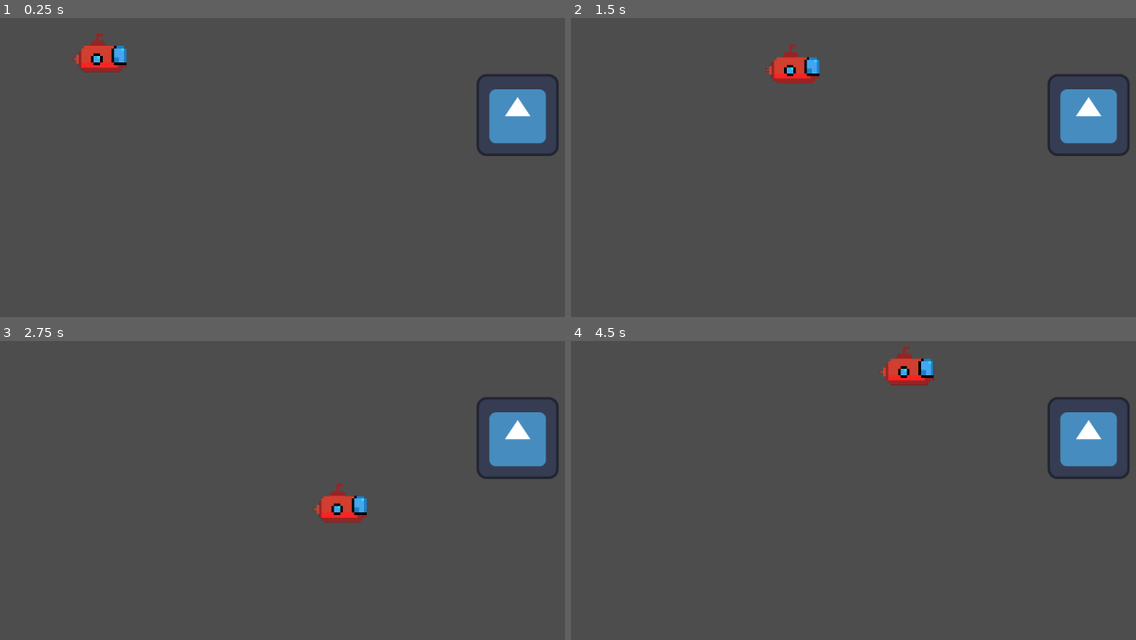
Above: before the commit, frames 1-4 (two rows, left to right).
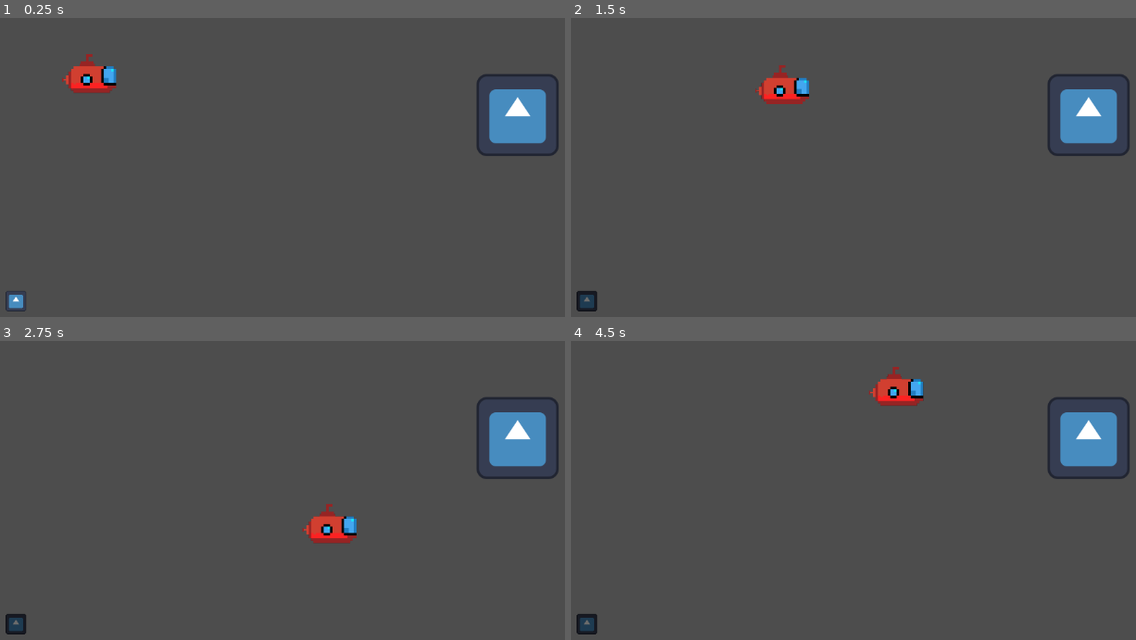
Above: after the commit, the same moments.

Repository: SStewart424/brackeys-game-jam-23
Game: Godot game, scene res://Main.tscn
Two runs of this game, one before a commit and one after it. Both use one fixed random seed, a clock stepped at 60 frames per second and the inputs below. The engine's default icon, where the game draws it, is replaced by a stand-in: a white triangle on a blue panel in a dark square.
Inputs:
- Up to frame 1 (0.25 s): no input
- Up to frame 2 (1.5 s): hold Right (ui_right) 0.53-1.28 s; hold Space (sonar, bound only after the commit) 0.53-1.28 s; hold Down (ui_down) from 1.28 s (still down); tap Space (sonar, bound only after the commit) at 1.35 s
- Up to frame 3 (2.75 s): release Down (ui_down) at 2.03 s; hold Right (ui_right) from 2.03 s (still down); hold Space (sonar, bound only after the commit) from 2.03 s (still down)
- Up to frame 4 (4.5 s): release Right (ui_right) at 2.78 s; release Space (sonar, bound only after the commit) at 2.78 s; hold Up (ui_up) 2.78-3.53 s; tap Space (sonar, bound only after the commit) at 2.85, 4.35 s; hold Space (sonar, bound only after the commit) 3.53-4.28 s; hold Left (ui_left) from 3.53 s (still down)

The runs differ from the first frame. In frame 1, 1.6% of the frame differs, in the area x 0-23%, y 5-99%; in frame 2, 1.6%; in frame 3, 1.6%; in frame 4, 1.7%, in the area x 0-65%, y 1-99%.

Commit message:
Add sonar scene

Diff:
--- a/Main.tscn
+++ b/Main.tscn
@@ -2,11 +2,15 @@
 
 [ext_resource type="PackedScene" uid="uid://b0nj2t4hiob6a" path="res://Player.tscn" id="1_odt7v"]
 [ext_resource type="PackedScene" uid="uid://lvsvp7bk6fhr" path="res://Mine.tscn" id="2_7te8d"]
+[ext_resource type="PackedScene" uid="uid://bwh133vw085xm" path="res://Sonar.tscn" id="3_xk4r6"]
 
 [node name="Node2D" type="Node2D"]
 
 [node name="Player" parent="." instance=ExtResource("1_odt7v")]
-position = Vector2(175, 220)
+position = Vector2(159, 252)
 
 [node name="Mine" parent="." instance=ExtResource("2_7te8d")]
 position = Vector2(826, 313)
+
+[node name="Sonar" parent="." instance=ExtResource("3_xk4r6")]
+position = Vector2(45, 603)
--- /dev/null
+++ b/Sonar.gd
@@ -0,0 +1,25 @@
+extends Sprite2D
+
+signal sonar_activated
+
+var isOnCooldown: bool = false
+
+@onready var _timer :Timer = $Timer
+
+# Called when the node enters the scene tree for the first time.
+func _ready():
+    _timer.timeout.connect(_reset_cooldown)
+    pass # Replace with function body.
+
+
+# Called every frame. 'delta' is the elapsed time since the previous frame.
+func _process(delta):
+    if Input.is_action_pressed("sonar") && not isOnCooldown:
+        isOnCooldown = true
+        _timer.start()
+        set_modulate(Color("6c6c6c"))
+        sonar_activated.emit()
+
+func _reset_cooldown():
+    isOnCooldown = false
+    set_modulate(Color("ffffff"))
--- /dev/null
+++ b/Sonar.tscn
@@ -0,0 +1,13 @@
+[gd_scene load_steps=3 format=3 uid="uid://bwh133vw085xm"]
+
+[ext_resource type="Script" path="res://Sonar.gd" id="1_hpm43"]
+[ext_resource type="Texture2D" uid="uid://dmluj427jwapa" path="res://icon.svg" id="2_wgwb0"]
+
+[node name="Sonar" type="Sprite2D"]
+position = Vector2(261, 324)
+scale = Vector2(0.25, 0.25)
+texture = ExtResource("2_wgwb0")
+script = ExtResource("1_hpm43")
+
+[node name="Timer" type="Timer" parent="."]
+wait_time = 3.0
--- a/project.godot
+++ b/project.godot
@@ -19,6 +19,14 @@
 
 project/assembly_name="game jam thing"
 
+[input]
+
+sonar={
+"deadzone": 0.5,
+"events": [Object(InputEventKey,"resource_local_to_scene":false,"resource_name":"","device":-1,"window_id":0,"alt_pressed":false,"shift_pressed":false,"ctrl_pressed":false,"meta_pressed":false,"pressed":false,"keycode":0,"physical_keycode":32,"key_label":0,"unicode":32,"echo":false,"script":null)
+]
+}
+
 [physics]
 
 2d/default_gravity=1.0
